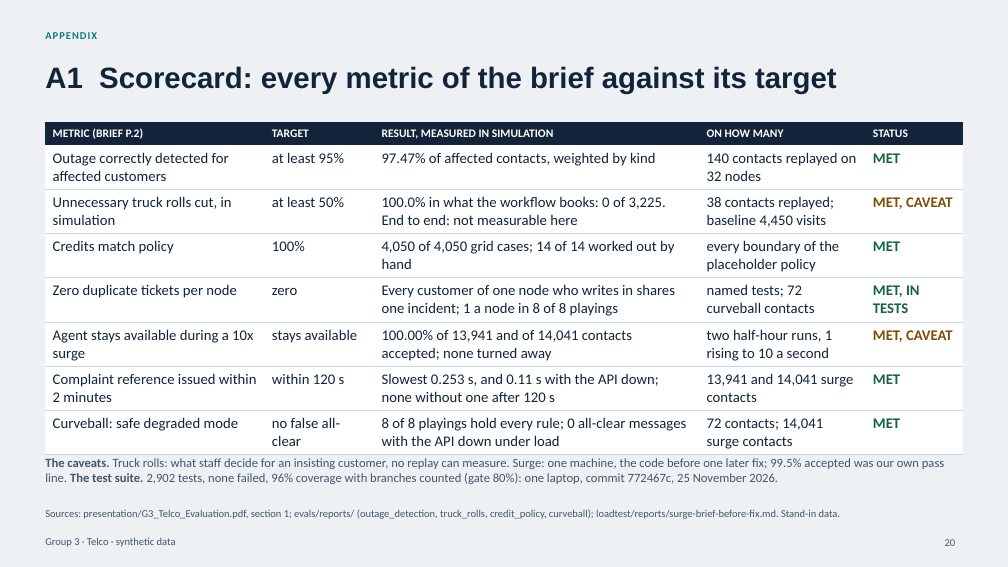
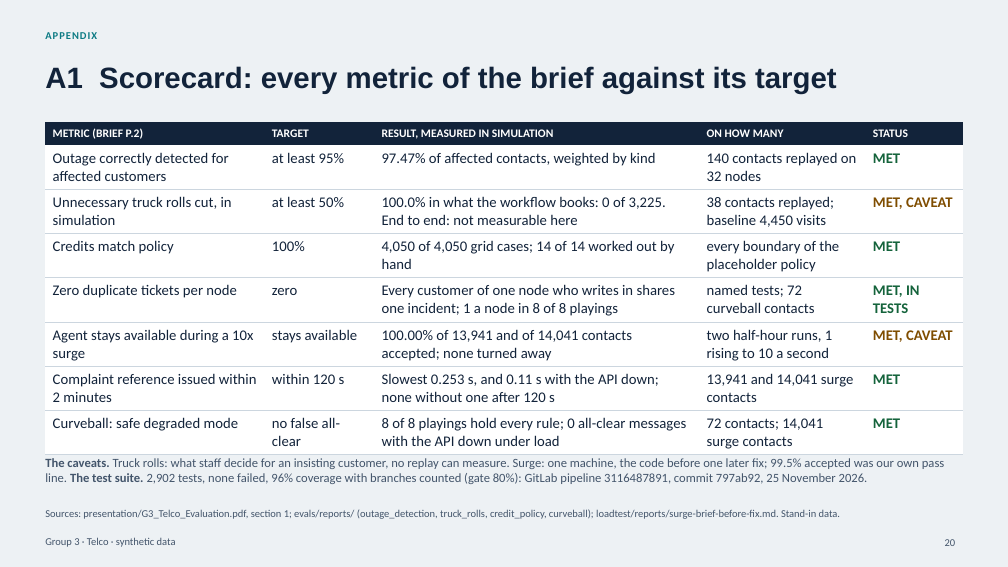
Before and after one commit to cybervava/capstone_telecom, a slide deck: slide 20 of presentation/G3_Telco_Presentation.pptx. Drawn at 1008x567 pixels with LibreOffice and Linux fonts; fonts in the diff are those of the drawing. Boxes give left, top, right and bottom in pixels: in the first picture for what was removed or moved away, otherwise in the second. Text is boxed around its words. In the diff, an @@ line names an element or a change of style, - is before the commit and + after.

Commit message:
docs: the release of 25 Nov on the AWS host, and what was still stale
The review's changes reached the AWS host in release 797ab92 (GitLab
pipeline 3116487891: 2,902 tests, 95.78% coverage, the evaluations, a
clean image scan, then the host's eight journeys). The attempt before it,
d686b41, failed journey 7 on a race in the check and the host started
d084c6f again by itself; the plan's progress log, the README, the
evaluation report, the checklists and the deck say so, and name the
pipeline that released the code instead of the one of 24 Nov.

An audit of the documents against the current state found statements
that still described the system before the review: lists of programs,
keys, gateway users and settings without the MCP server; the guide
answer without the model's choice (now with 144 of 144 beside the rules'
129); ADR 0001 as the only formal decision file; 58 runs of 40 attacks,
2,662 tests, 78 packages and 101 unfixed findings as current figures;
client decisions to D11; two evaluation reports dated 17 Nov that were
re-run on 25 Nov; version stamps of 24 Nov and the checklists' cover at
b9c70ef. All five PDFs and the deck are rebuilt from their sources at the
same page counts (14, 13, 10, 2, 2; deck 41).

```diff
--- a/presentation/G3_Telco_Presentation.pptx
+++ b/presentation/G3_Telco_Presentation.pptx
@@ text at bbox=[45, 458, 944, 484]: text changed @@
-The caveats. Truck rolls: what staff decide for an insisting customer, no replay can measure. Surge: one machine, the code before one later fix; 99.5% accepted was our own pass line. The test suite. 2,902 tests, none failed, 96% coverage with branches counted (gate 80%): one laptop, commit 772467c, 25 November 2026.
+The caveats. Truck rolls: what staff decide for an insisting customer, no replay can measure. Surge: one machine, the code before one later fix; 99.5% accepted was our own pass line. The test suite. 2,902 tests, none failed, 96% coverage with branches counted (gate 80%): GitLab pipeline 3116487891, commit 797ab92, 25 November 2026.
```
Also in this commit, not shown: 11 other slides changed, 30 other files.
